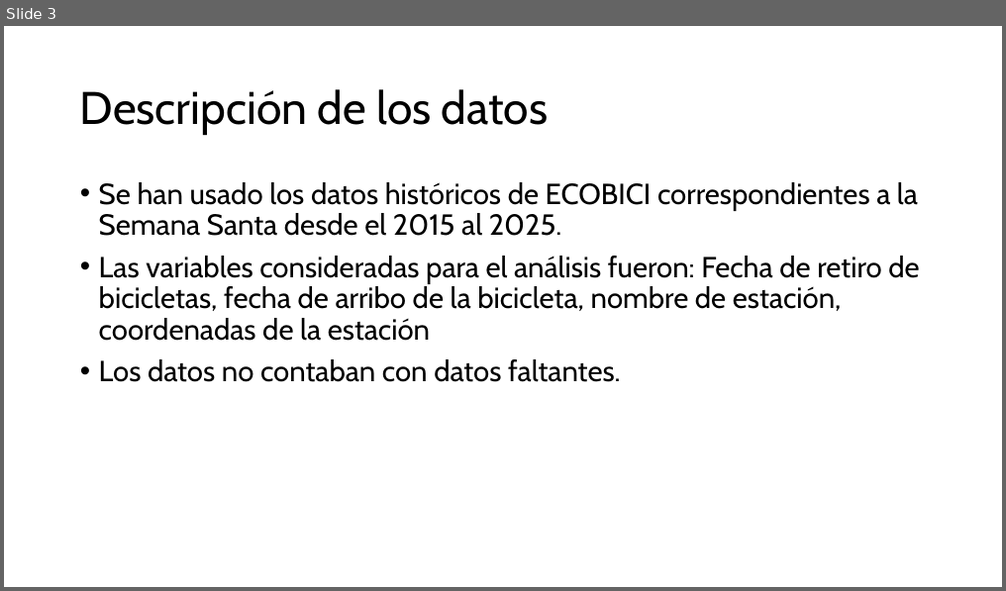
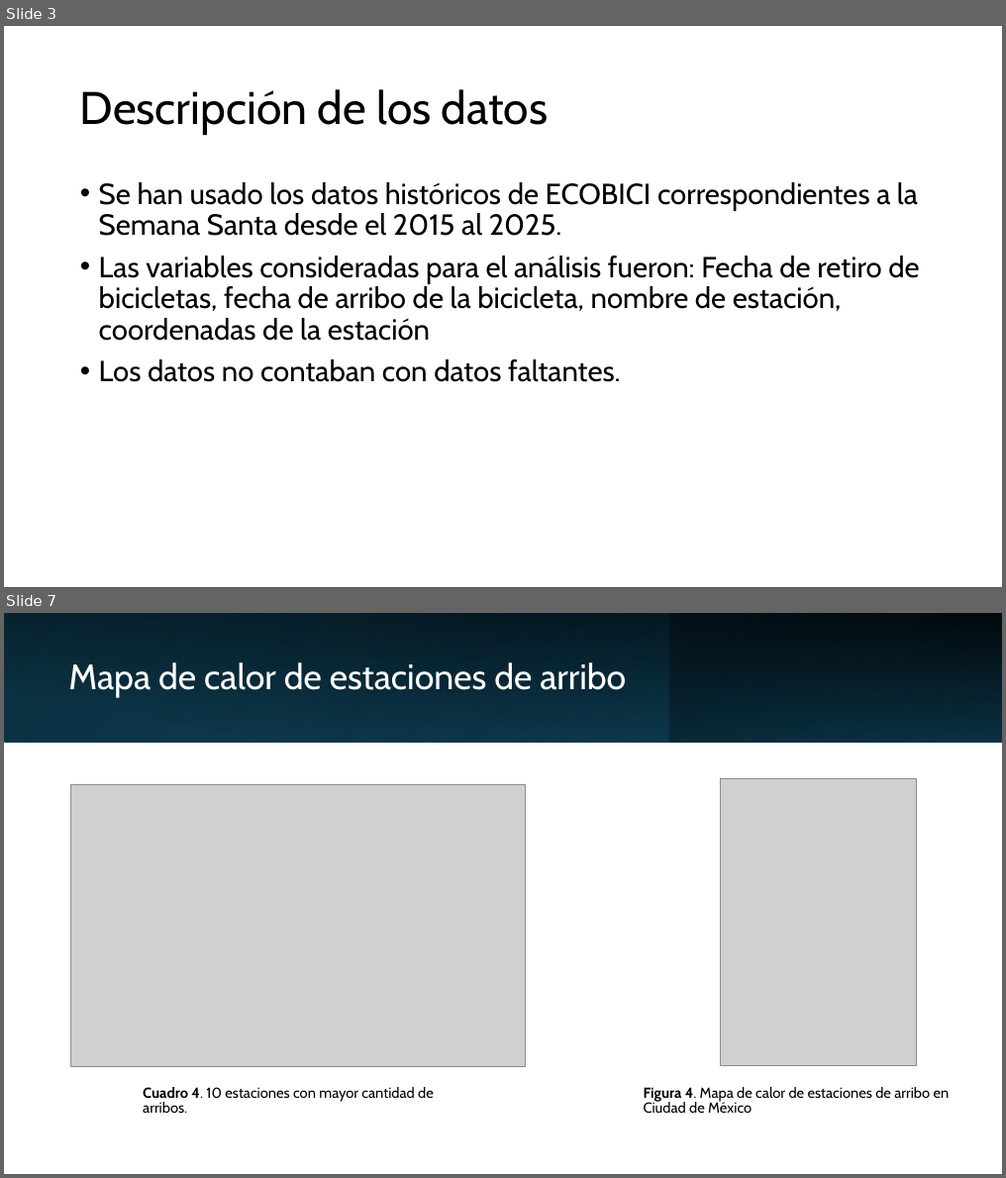
Before and after one commit to Ari-Castellanos/Proyecto-1-Seminario-2, a slide deck: Proyecto1_Seminario2.pptx. Shown one above the other, each under a label of ours: slide 3 before the commit, slides 3 and 7 after it; the slides between them are not shown. The pictures are 1006x591 and 1006x1178 pixels, drawn with LibreOffice and Linux fonts; fonts in the diff are those of the drawing; grey boxes stand for pictures. Boxes give left, top, right and bottom in pixels: in the first picture for what was removed or moved away, otherwise in the second. Text is boxed around its words. In the diff, an @@ line names an element or a change of style, - is before the commit and + after.

```diff
--- a/Proyecto1_Seminario2.pptx
+++ b/Proyecto1_Seminario2.pptx
@@ slide 7 added at <box>4,613,1002,1174</box>, background #FFFFFF @@
@@ rectangle added at <box>4,613,1002,742</box>, fill gradient #0B3041 to #104862 @@
@@ rectangle added at <box>4,613,1002,742</box>, fill gradient #000000 @@
@@ rectangle added at <box>317,613,669,742</box>, fill gradient #156082 to #0B3041 @@
@@ rectangle added at <box>669,613,1002,742</box>, fill gradient #0B3041 to #156082 @@
@@ title added at <box>68,663,626,697</box>, 34 pt, text #FFFFFF @@
+Mapa de calor de estaciones de arribo
@@ picture added at <box>70,785,525,1067</box> @@
@@ picture added at <box>721,779,917,1065</box> @@
@@ text added at <box>143,1087,434,1113</box>, 14 pt, text #000000 @@
+Cuadro 4. 10 estaciones con mayor cantidad de arribos.
@@ text added at <box>644,1087,949,1114</box>, 14 pt, text #000000 @@
+Figura 4. Mapa de calor de estaciones de arribo en Ciudad de México
```
Also in this commit, not shown: 5 slides changed, 1 slide removed.
